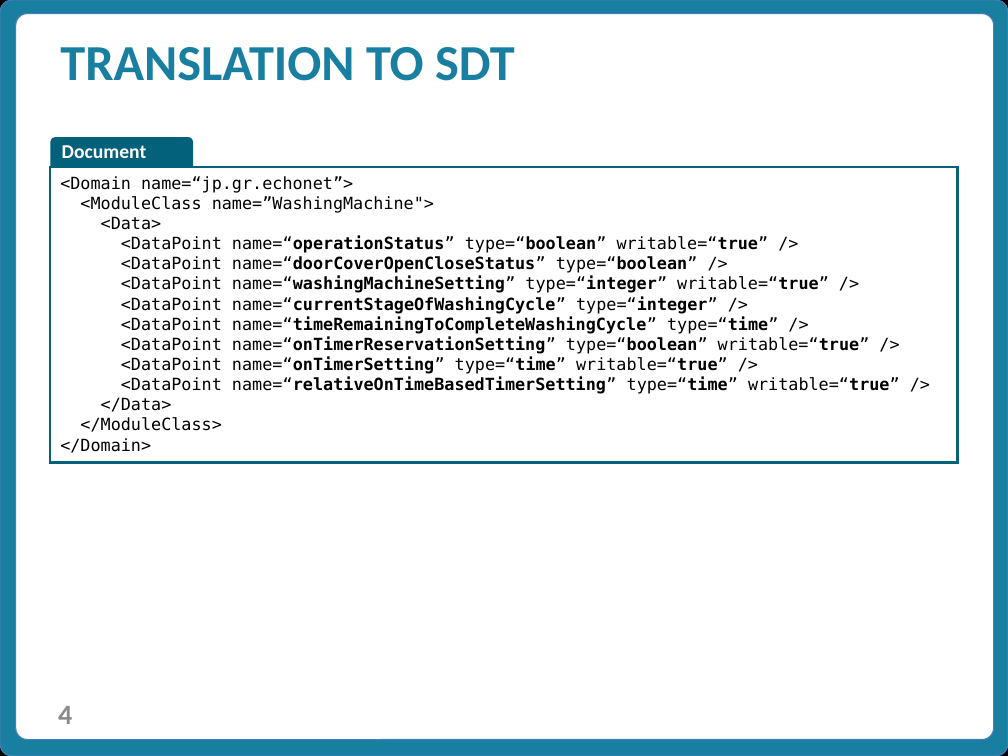
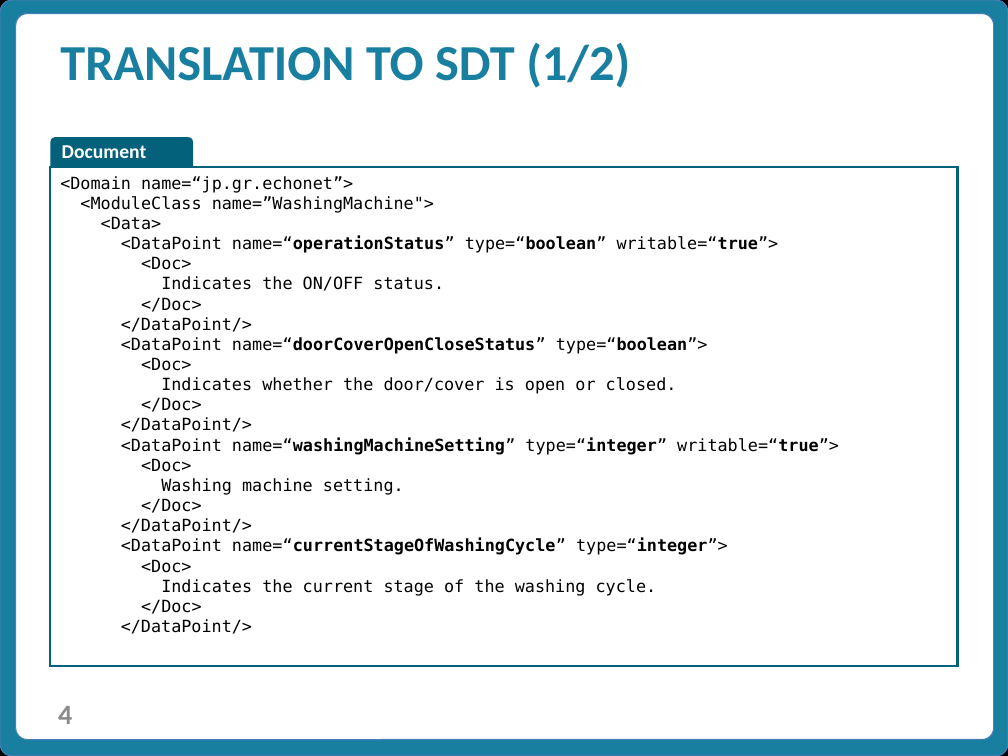
Before and after one commit to Homegateway/SmartDeviceTemplate, a slide deck: slide 4 of proposals/Data Model Mapping to SDT, example Echonet Washing Machine.pptx. Drawn at 1008x756 pixels with LibreOffice and Linux fonts; fonts in the diff are those of the drawing; background and template pictures are left out. Boxes give left, top, right and bottom in pixels: in the first picture for what was removed or moved away, otherwise in the second. Text is boxed around its words. In the diff, an @@ line names an element or a change of style, - is before the commit and + after.

```diff
--- a/proposals/Data Model Mapping to SDT, example Echonet Washing Machine.pptx
+++ b/proposals/Data Model Mapping to SDT, example Echonet Washing Machine.pptx
@@ title at bbox=[60, 42, 630, 88]: text changed @@
-TRANSLATION TO SDT
+TRANSLATION TO SDT (1/2)
@@ rectangle "<Domain name=“jp.gr.echonet”>": place and size @@
-rectangle "<Domain name=“jp.gr.echonet”>" at bbox=[50, 167, 958, 463]
+rectangle "<Domain name=“jp.gr.echonet”>" at bbox=[50, 167, 958, 666]
@@ text in rectangle at bbox=[121, 236, 839, 634]: text changed @@
-<DataPoint name=“operationStatus” type=“boolean” writable=“true” />
-<DataPoint name=“doorCoverOpenCloseStatus” type=“boolean” />
-<DataPoint name=“washingMachineSetting” type=“integer” writable=“true” />
-<DataPoint name=“currentStageOfWashingCycle” type=“integer” />
-<DataPoint name=“timeRemainingToCompleteWashingCycle” type=“time” />
-<DataPoint name=“onTimerReservationSetting” type=“boolean” writable=“true” />
-<DataPoint name=“onTimerSetting” type=“time” writable=“true” />
-<DataPoint name=“relativeOnTimeBasedTimerSetting” type=“time” writable=“true” />
-</Data>
-</ModuleClass>
-</Domain>
+<DataPoint name=“operationStatus” type=“boolean” writable=“true”>
+<Doc>
+Indicates the ON/OFF status.
+</Doc>
+</DataPoint/>
+<DataPoint name=“doorCoverOpenCloseStatus” type=“boolean”>
+<Doc>
+Indicates whether the door/cover is open or closed.
+</Doc>
+</DataPoint/>
+<DataPoint name=“washingMachineSetting” type=“integer” writable=“true”>
+<Doc>
+Washing machine setting.
+</Doc>
+</DataPoint/>
+<DataPoint name=“currentStageOfWashingCycle” type=“integer”>
+<Doc>
+Indicates the current stage of the washing cycle.
+</Doc>
+</DataPoint/>
```
Also in this commit, not shown: 1 other slide changed, 1 slide added.
